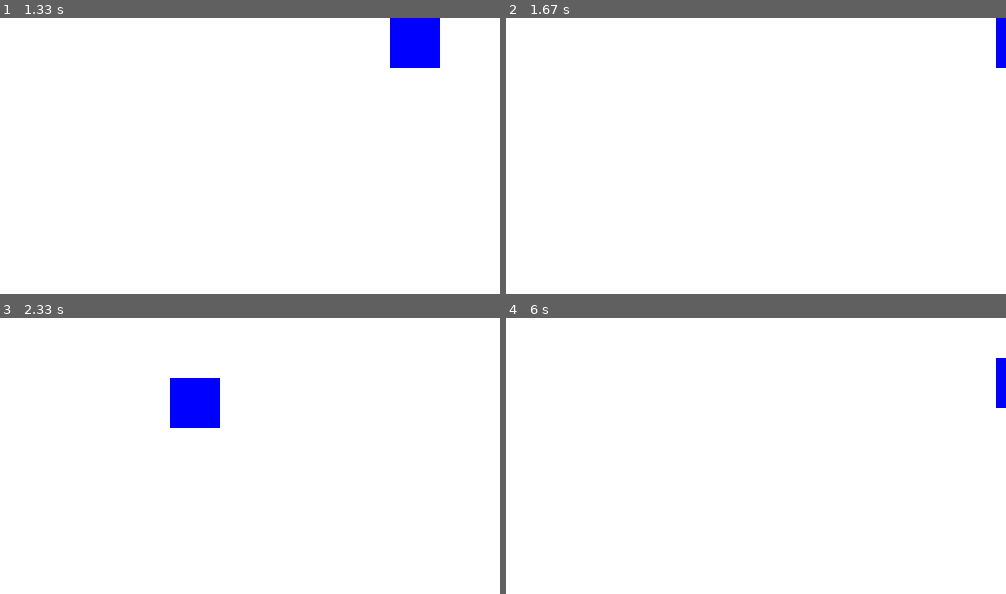
Above: before the commit, frames 1-4 (two rows, left to right).
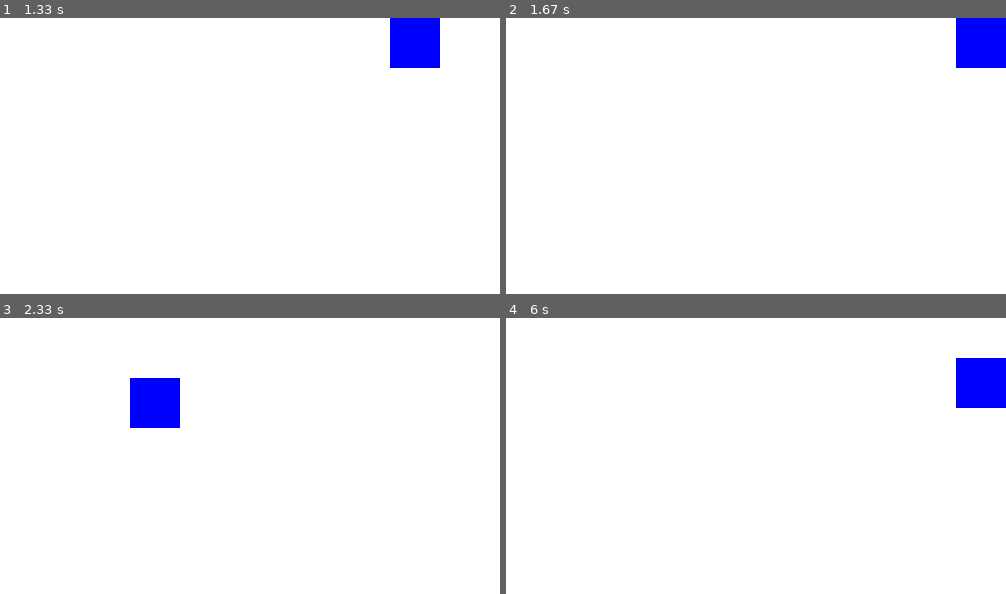
Above: after the commit, the same moments.

Repository: Gha211th/Learning_Pygame
Game: pygame game, started from basic/1_first_game.py
Same seed, same stepped clock (60 frames per second), same inputs: the game is played once before the commit and once after it.
Inputs:
- Up to frame 1 (1.33 s): hold Right 0.33-0.8 s; hold Up 0.83-1.13 s; hold Right from 1.17 s (still down)
- Up to frame 2 (1.67 s): release Right at 1.63 s
- Up to frame 3 (2.33 s): hold Left 1.67-2.2 s; hold Down from 2.23 s (still down)
- Up to frame 4 (6 s): release Down at 2.53 s; hold Left 2.57-2.97 s; hold Up 3-3.37 s; hold Right 3.4-4.03 s; hold Down 4.07-4.43 s; hold Left 4.47-4.93 s; hold Right 4.97-5.43 s; hold Up 5.47-5.77 s; hold Right from 5.8 s (still down)

Frame 1 is identical in both runs. In frame 2, 1.4% of the frame differs, in the area x 90-98%, y 0-19%; in frame 3, 2.9%, in the area x 26-44%, y 21-40%; in frame 4, 1.4%.

Commit message:
day 2 learning python

Diff:
--- a/basic/1_first_game.py
+++ b/basic/1_first_game.py
@@ -37,12 +37,12 @@
 
     if x < 0:
         x = 0
-    if x + margin > 500:
-        x = 500 - margin
+    if x + box_size > 500:
+        x = 500 - box_size
     if y < 0:
         y = 0
-    if y + margin > 500:
-        y = 500 - margin
+    if y + box_size > 500:
+        y = 500 - box_size
 
     screen.fill(color_white)
     pygame.draw.rect(screen, color_black, (x, y, 50, 50))
